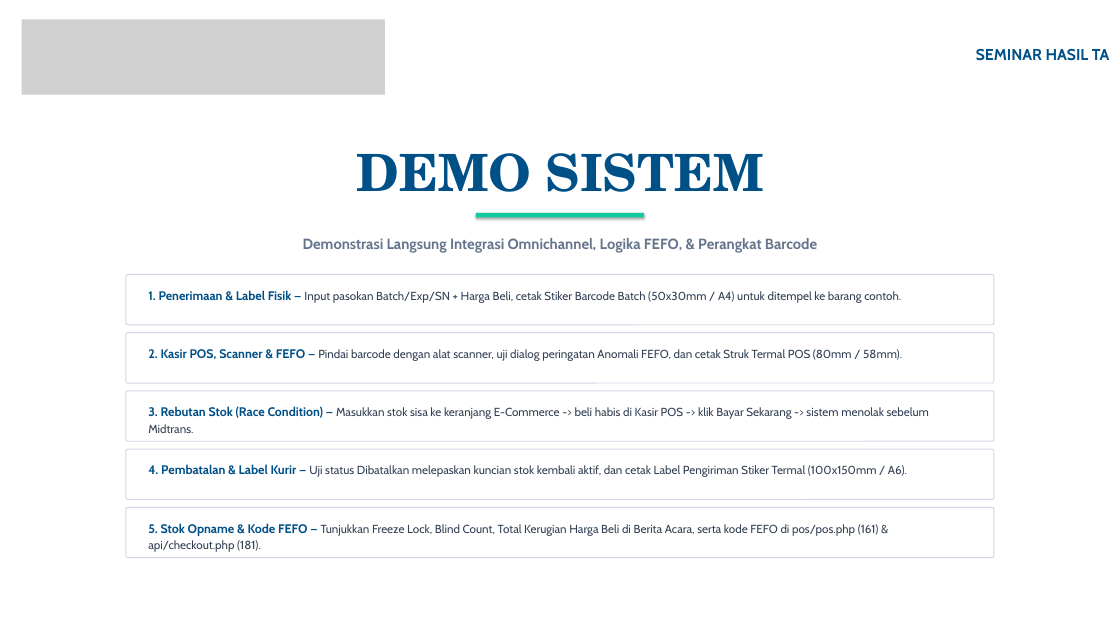
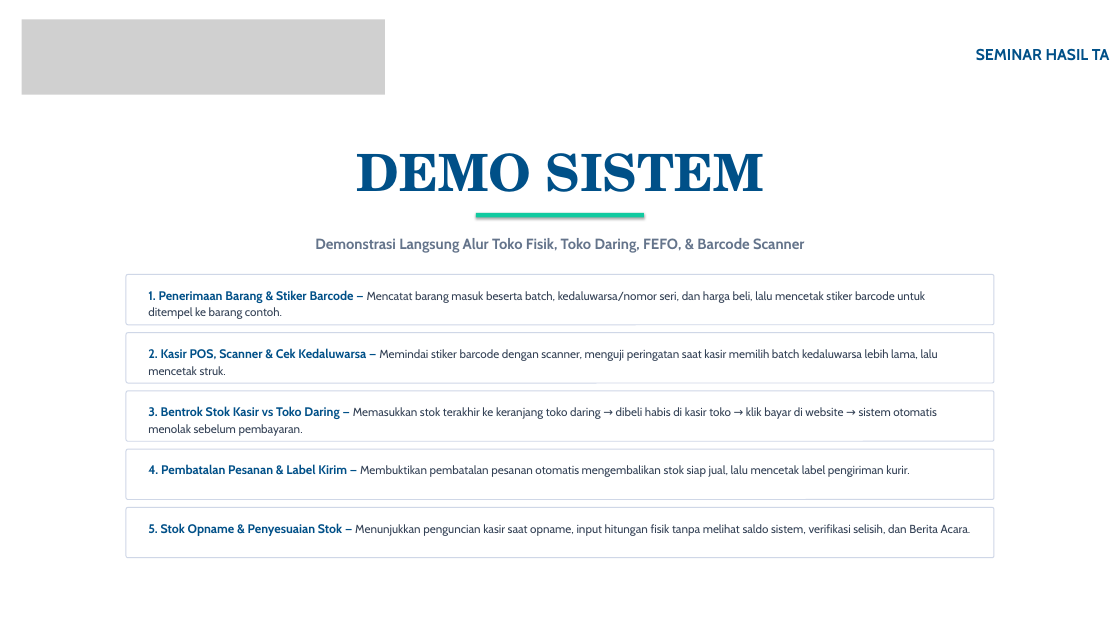
Before and after one commit to Marcell151/Sistem-Informasi-Inventori-Omnichannel-Zencare-Medical, a slide deck: slide 17 of lain/PPT/Seminar Hasil TA Final.pptx (slide 8 before the commit). Drawn at 1120x630 pixels with LibreOffice and Linux fonts; fonts in the diff are those of the drawing; grey boxes stand for pictures; background and template pictures are left out. Boxes give left, top, right and bottom in pixels: in the first picture for what was removed or moved away, otherwise in the second. Text is boxed around its words. In the diff, an @@ line names an element or a change of style, - is before the commit and + after.

```diff
--- a/lain/PPT/Seminar Hasil TA Final.pptx
+++ b/lain/PPT/Seminar Hasil TA Final.pptx
@@ text at (x1=315, y1=238, x2=804, y2=253): text changed @@
-Demonstrasi Langsung Integrasi Omnichannel, Logika FEFO, & Perangkat Barcode
+Demonstrasi Langsung Alur Toko Fisik, Toko Daring, FEFO, & Barcode Scanner
@@ text at (x1=148, y1=290, x2=925, y2=319): text changed @@
-1. Penerimaan & Label Fisik — Input pasokan Batch/Exp/SN + Harga Beli, cetak Stiker Barcode Batch (50x30mm / A4) untuk ditempel ke barang contoh.
+1. Penerimaan Barang & Stiker Barcode — Mencatat barang masuk beserta batch, kedaluwarsa/nomor seri, dan harga beli, lalu mencetak stiker barcode untuk ditempel ke barang contoh.
@@ text at (x1=148, y1=348, x2=938, y2=375): text changed @@
-2. Kasir POS, Scanner & FEFO — Pindai barcode dengan alat scanner, uji dialog peringatan Anomali FEFO, dan cetak Struk Termal POS (80mm / 58mm).
+2. Kasir POS, Scanner & Cek Kedaluwarsa — Memindai stiker barcode dengan scanner, menguji peringatan saat kasir memilih batch kedaluwarsa lebih lama, lalu mencetak struk.
@@ text at (x1=148, y1=406, x2=937, y2=436): text changed @@
-3. Rebutan Stok (Race Condition) — Masukkan stok sisa ke keranjang E-Commerce -> beli habis di Kasir POS -> klik Bayar Sekarang -> sistem menolak sebelum Midtrans.
+3. Bentrok Stok Kasir vs Toko Daring — Memasukkan stok terakhir ke keranjang toko daring → dibeli habis di kasir toko → klik bayar di website → sistem otomatis menolak sebelum pembayaran.
@@ text at (x1=148, y1=464, x2=909, y2=477): text changed @@
-4. Pembatalan & Label Kurir — Uji status Dibatalkan melepaskan kuncian stok kembali aktif, dan cetak Label Pengiriman Stiker Termal (100x150mm / A6).
+4. Pembatalan Pesanan & Label Kirim — Membuktikan pembatalan pesanan otomatis mengembalikan stok siap jual, lalu mencetak label pengiriman kurir.
@@ text at (x1=148, y1=523, x2=971, y2=536): text changed @@
-5. Stok Opname & Kode FEFO — Tunjukkan Freeze Lock, Blind Count, Total Kerugian Harga Beli di Berita Acara, serta kode FEFO di pos/pos.php (161) & api/checkout.php (181).
+5. Stok Opname & Penyesuaian Stok — Menunjukkan penguncian kasir saat opname, input hitungan fisik tanpa melihat saldo sistem, verifikasi selisih, dan Berita Acara.
```
Also in this commit, not shown: 7 other slides changed, 11 slides added, 11 slides removed, 24 other files.
